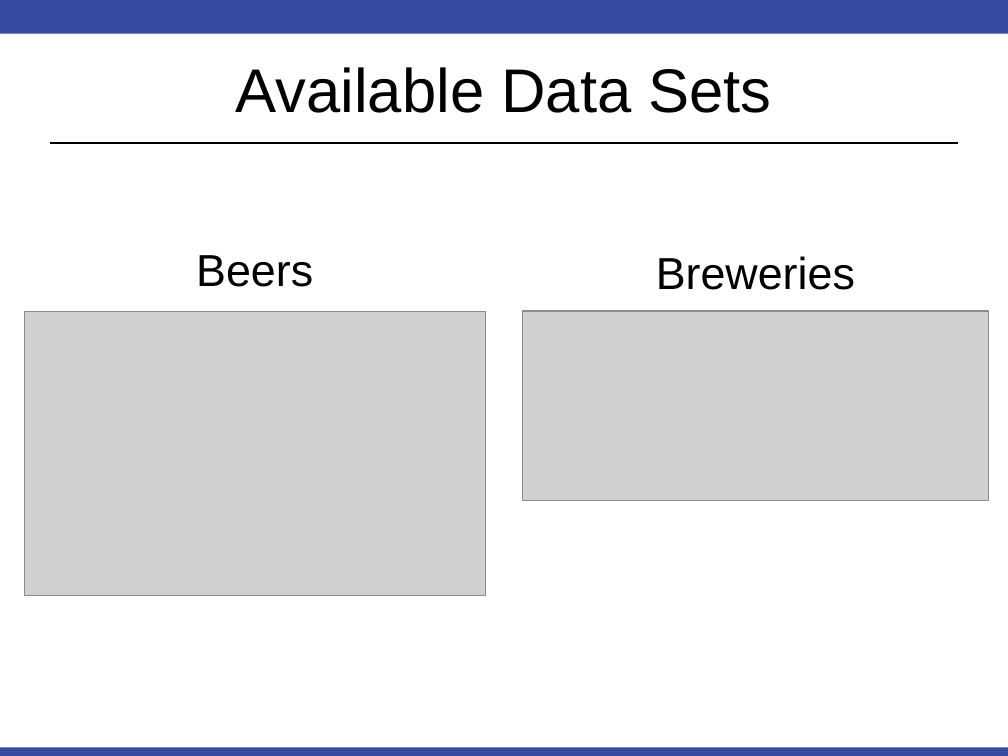
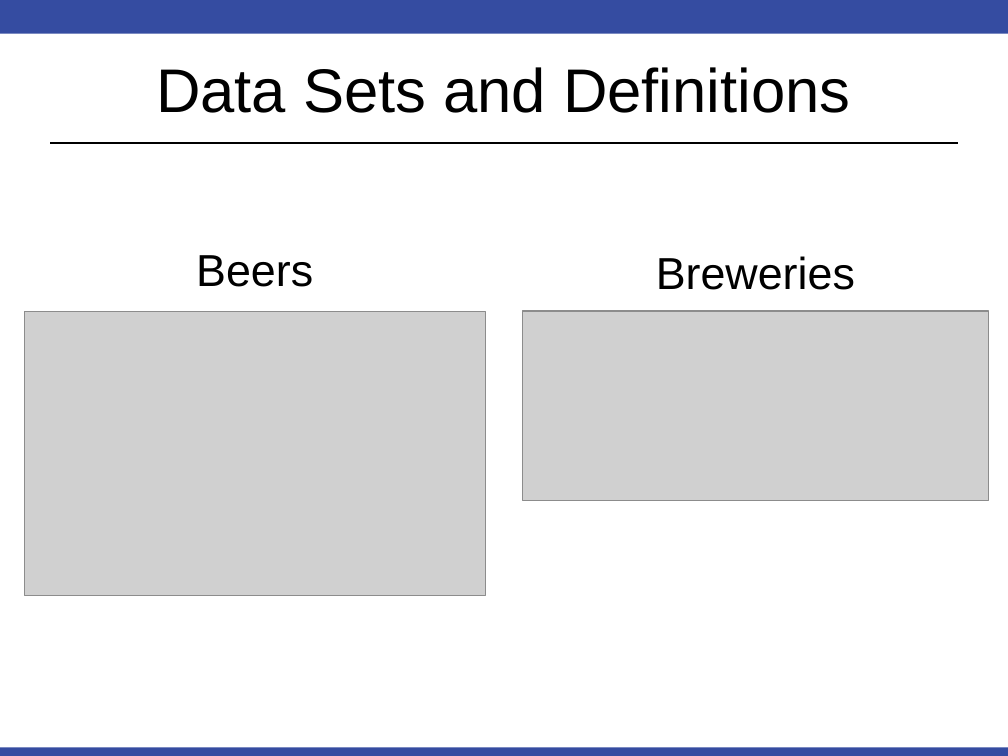
Before and after one commit to RobinsonCW/BeerAnalysis, a slide deck: slide 2 of presentation/DS6306_Proj1_Presentation.pptx (slide 3 before the commit). Drawn at 1008x756 pixels with LibreOffice and Linux fonts; fonts in the diff are those of the drawing; grey boxes stand for pictures. Boxes give left, top, right and bottom in pixels: in the first picture for what was removed or moved away, otherwise in the second. Text is boxed around its words. In the diff, an @@ line names an element or a change of style, - is before the commit and + after.

```diff
--- a/presentation/DS6306_Proj1_Presentation.pptx
+++ b/presentation/DS6306_Proj1_Presentation.pptx
@@ title at (x1=156, y1=67, x2=850, y2=113): text changed @@
-Available Data Sets
+Data Sets and Definitions
```
Also in this commit, not shown: 3 other slides changed, 1 slide added, 3 other files.
